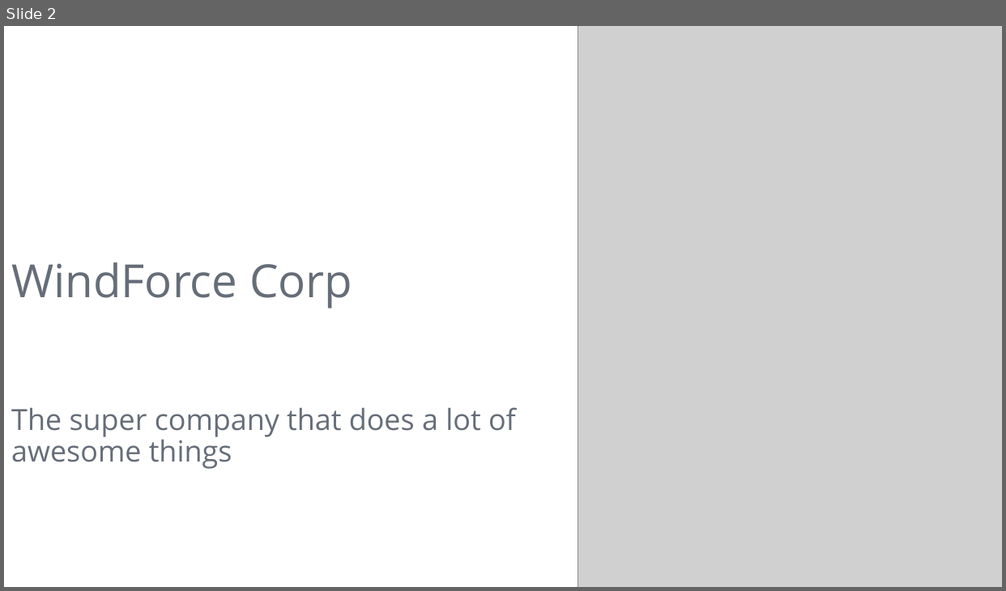
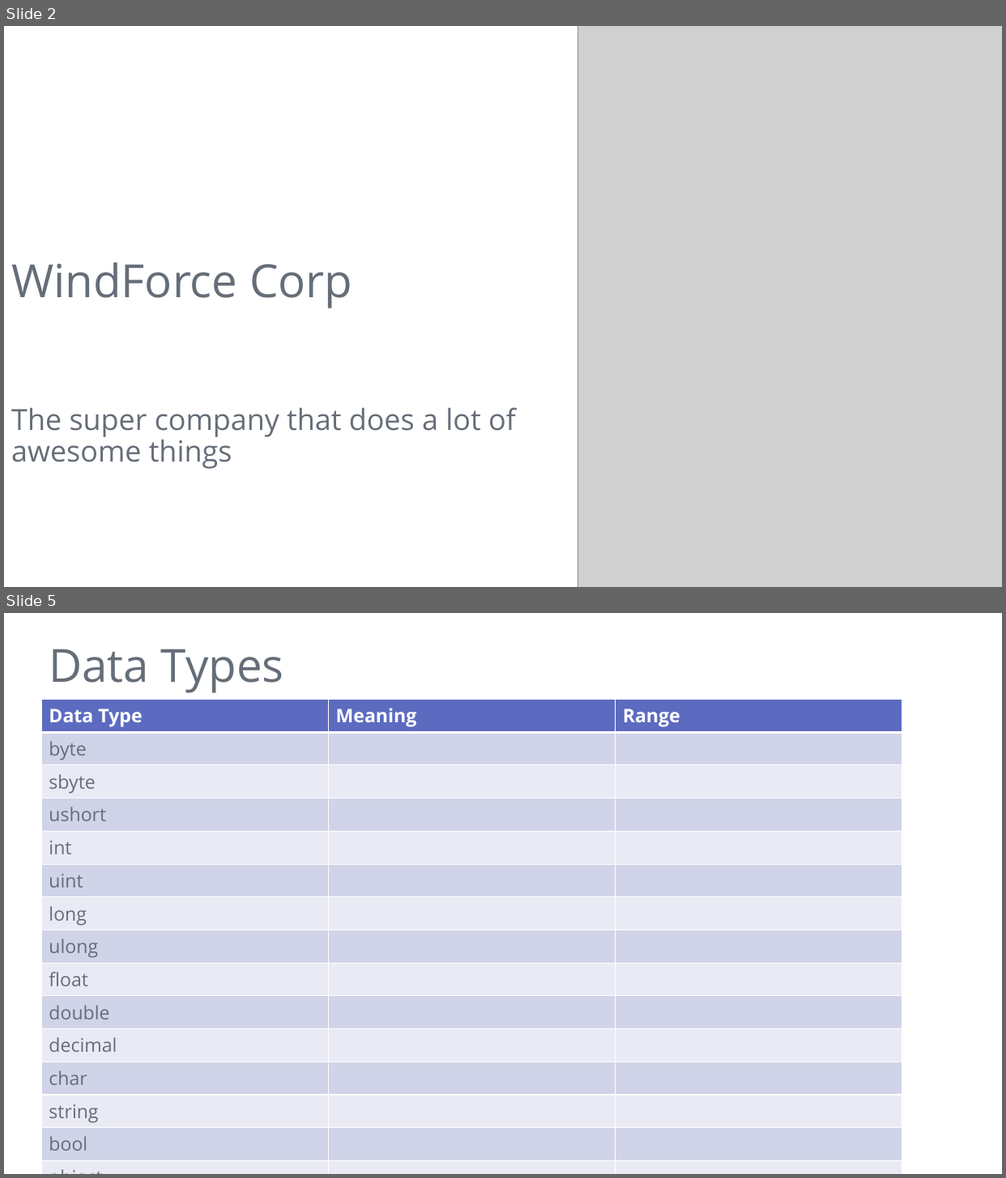
Before and after one commit to DaraOladapo/csharp-lessons, a slide deck: 01-intro/C# Lessons.pptx. Shown one above the other, each under a label of ours: slide 2 before the commit, slides 2 and 5 after it; the slides between them are not shown. The pictures are 1006x591 and 1006x1178 pixels, drawn with LibreOffice and Linux fonts; fonts in the diff are those of the drawing; grey boxes stand for pictures. Boxes give left, top, right and bottom in pixels: in the first picture for what was removed or moved away, otherwise in the second. Text is boxed around its words. In the diff, an @@ line names an element or a change of style, - is before the commit and + after.

```diff
--- a/01-intro/C# Lessons.pptx
+++ b/01-intro/C# Lessons.pptx
@@ slide 5 added at [4,613,1002,1174], background #FFFFFF @@
@@ title added at [49,649,284,693], 44 pt, text #656D78 @@
+Data Types
@@ table added at [41,699,901,1154], 15 rows, 3 columns @@
+Data Type | Meaning | Range
+byte |  | 
+sbyte |  | 
+ushort |  | 
+int |  | 
+uint |  | 
+long |  | 
+ulong |  | 
+float |  | 
+double |  | 
+decimal |  | 
+char |  | 
+string |  | 
+bool |  | 
+object |  | 
```
Also in this commit, not shown: 24 slides changed, 1 other file.
